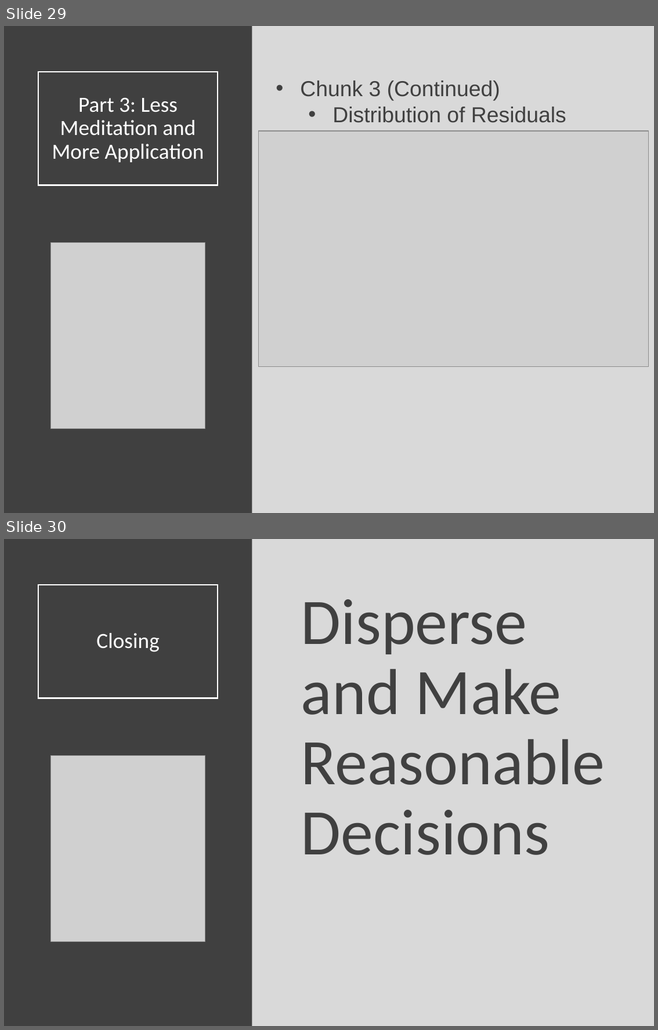
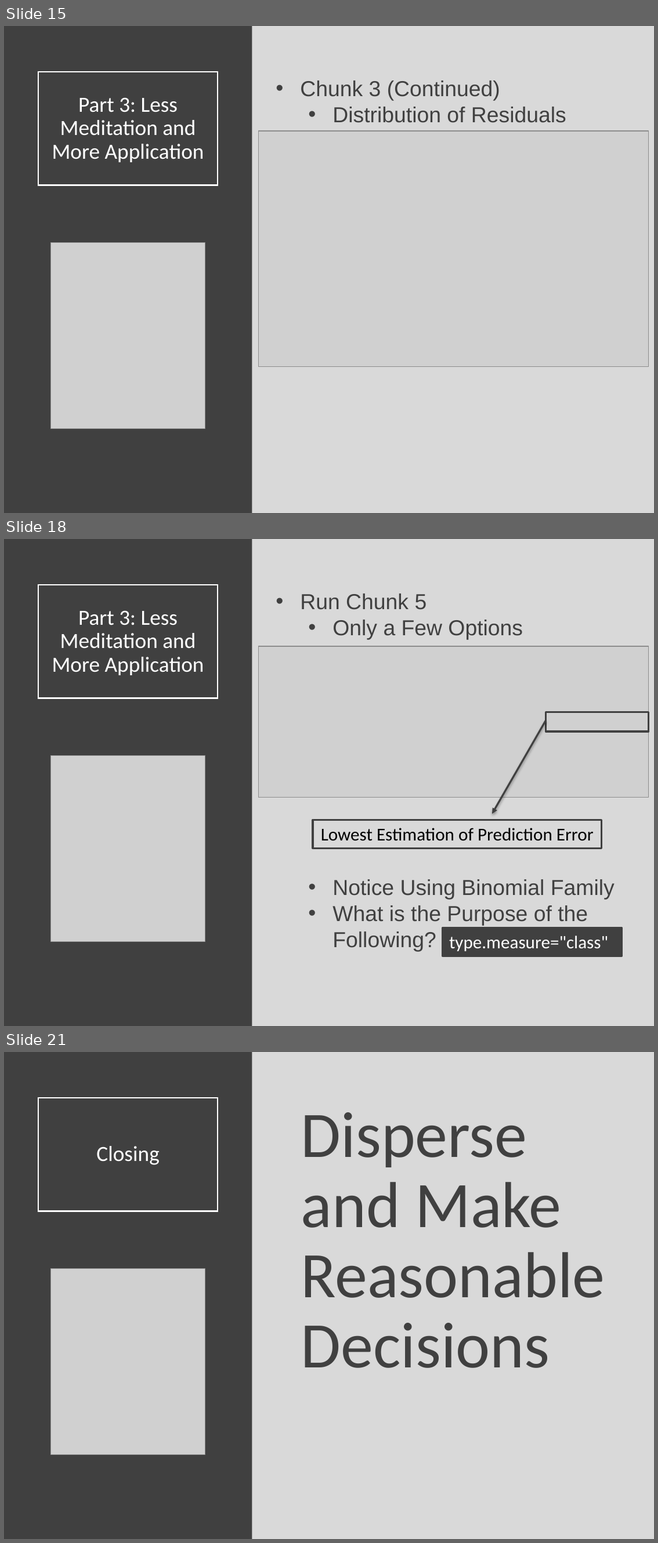
Before and after one commit to Yixf-Self/STOR320_WEBSITE, a slide deck: Lecture/Lecture 31/Lecture 31.pptx. Shown one above the other, each under a label of ours: slides 29 and 30 before the commit, slides 15, 18 and 21 after it; the slides between them are not shown. The pictures are 658x1030 and 658x1543 pixels, drawn with LibreOffice and Linux fonts; fonts in the diff are those of the drawing; grey boxes stand for pictures. Boxes give left, top, right and bottom in pixels: in the first picture for what was removed or moved away, otherwise in the second. Text is boxed around its words. In the diff, an @@ line names an element or a change of style, - is before the commit and + after.

```diff
--- a/Lecture/Lecture 31/Lecture 31.pptx
+++ b/Lecture/Lecture 31/Lecture 31.pptx
@@ slide 18 added at [4,539,654,1026], background #D9D9D9 @@
@@ rectangle added at [4,539,252,1026], fill #404040 @@
@@ title added at [38,584,217,698], outline #FFFFFF 1.5 pt, 24 pt, text #FFFFFF @@
+Part 3: Less Meditation and More Application
@@ text added at [300,594,614,951], 24 pt, text #404040 @@
+• Run Chunk 5
+  • Only a Few Options
+  • Notice Using Binomial Family
+  • What is the Purpose of the Following?
@@ picture added at [259,646,648,798] @@
@@ rectangle added at [545,712,648,732], outline #404040 2 pt @@
@@ arrow added from (545, 721) to (492, 814), #404040 2 pt @@
@@ picture added at [51,755,205,942] @@
@@ rectangle added at [313,820,601,848], outline #404040 2 pt, 20 pt, text #000000 @@
+Lowest Estimation of Prediction Error
@@ rectangle added at [442,928,621,956], fill #404040, outline #404040 2 pt, 20 pt, text #FFFFFF @@
+type.measure="class"
@@ what was slide 29 is now slide 15 @@
@@ what was slide 30 is now slide 21 @@
```
Also in this commit, not shown: 5 slides changed, 6 other slides added, 16 slides removed, 6 other files.
